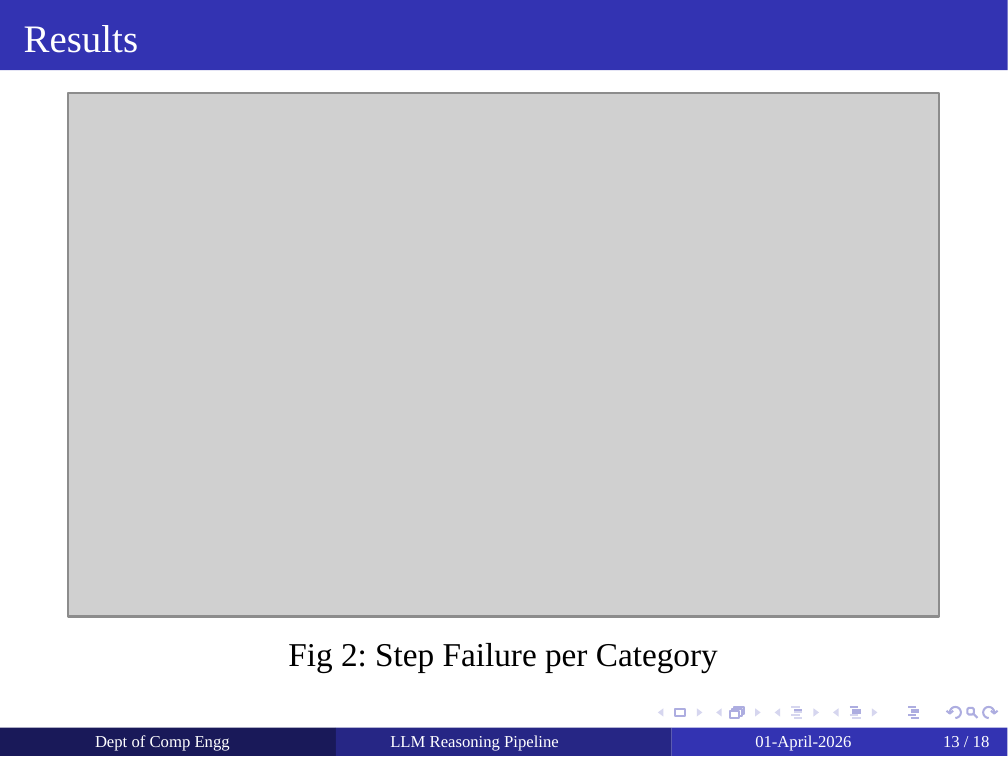
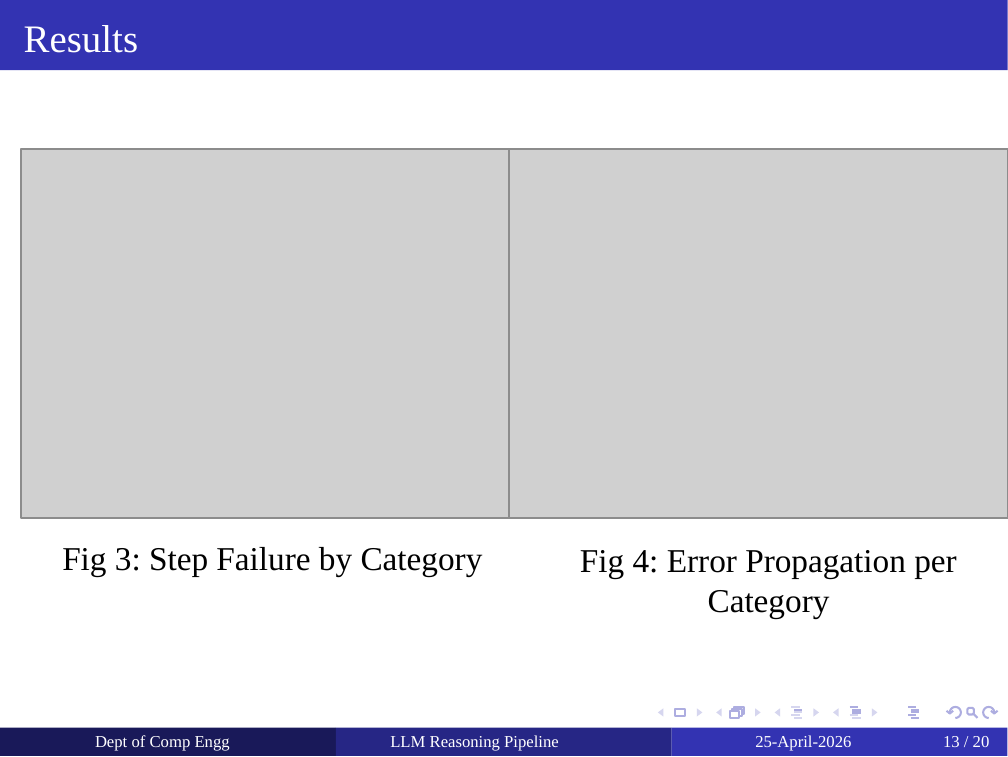
Before and after one commit to yashdoke7/llm-reasoning-pipeline, a slide deck: slide 13 of docs/Internship Review.pptx. Drawn at 1008x757 pixels with LibreOffice and Linux fonts; fonts in the diff are those of the drawing; grey boxes stand for pictures. Boxes give left, top, right and bottom in pixels: in the first picture for what was removed or moved away, otherwise in the second. Text is boxed around its words. In the diff, an @@ line names an element or a change of style, - is before the commit and + after.

```diff
--- a/docs/Internship Review.pptx
+++ b/docs/Internship Review.pptx
@@ picture removed at [68,94,940,618] @@
@@ picture added at [20,148,524,518] @@
@@ picture added at [508,148,1008,518] @@
@@ text at [62,547,483,577]: text changed @@
-Fig 2: Step Failure per Category
+Fig 3: Step Failure by Category
@@ text added at [580,550,956,619], 12 pt, text #000000 @@
+Fig 4: Error Propagation per Category
@@ text at [755,735,851,750]: text changed @@
-01-April-2026
+25-April-2026
@@ page number at [943,736,990,747]: text changed @@
-13 / 18
+13 / 20
```
Also in this commit, not shown: 17 other slides changed, 2 slides added, 13 other files.
